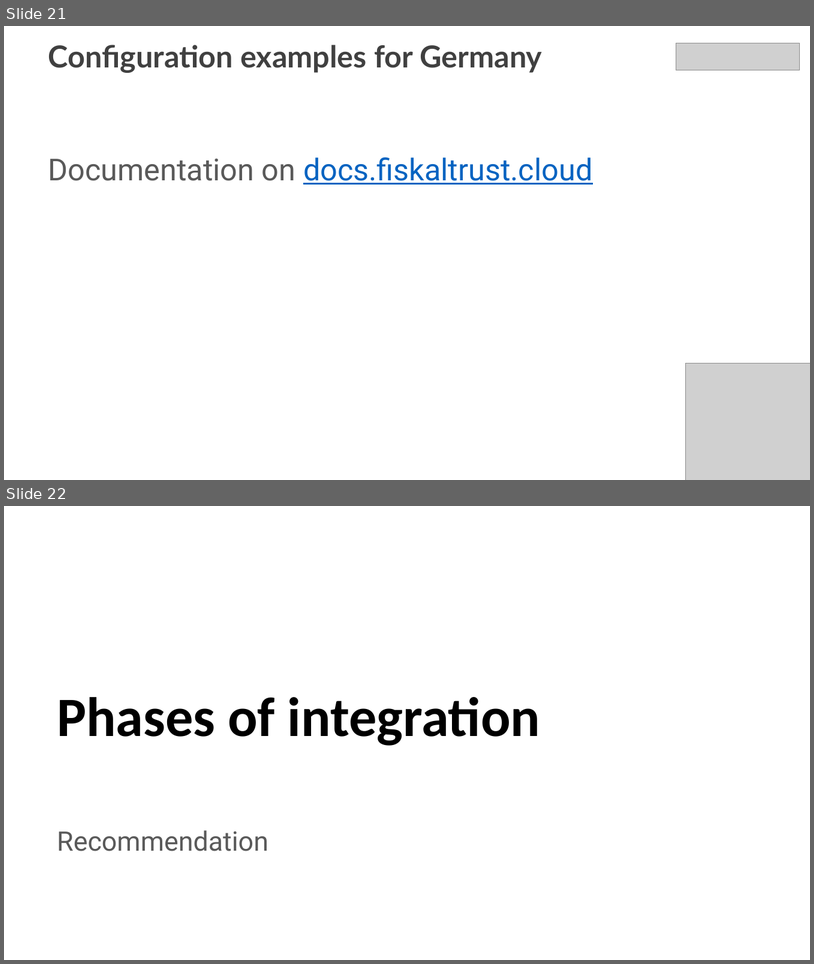
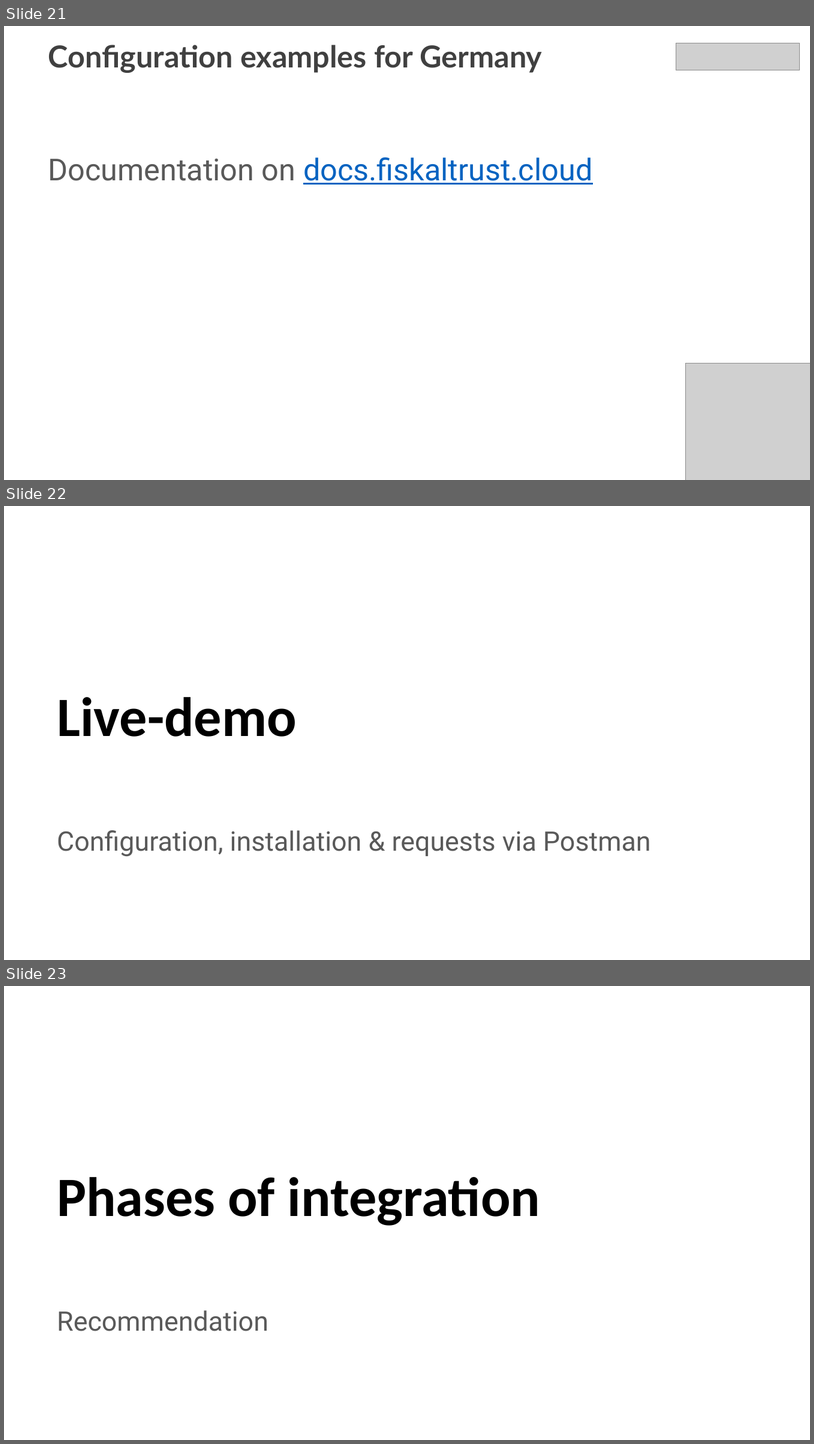
Before and after one commit to fiskaltrust/getting-started, a slide deck: poscreators/presentations/technical-onboarding-creator-en.pptx. Shown one above the other, each under a label of ours: slides 21 and 22 before the commit, slides 21, 22 and 23 after it. The pictures are 814x964 and 814x1444 pixels, drawn with LibreOffice and Linux fonts; fonts in the diff are those of the drawing; grey boxes stand for pictures; background and template pictures are left out. Boxes give left, top, right and bottom in pixels: in the first picture for what was removed or moved away, otherwise in the second. Text is boxed around its words. In the diff, an @@ line names an element or a change of style, - is before the commit and + after.

```diff
--- a/poscreators/presentations/technical-onboarding-creator-en.pptx
+++ b/poscreators/presentations/technical-onboarding-creator-en.pptx
@@ slide 22 added at (4,506,810,960), background #FFFFFF @@
@@ title added at (57,697,297,736), 66 pt, text #000000, bold @@
+Live-demo
@@ subtitle added at (57,830,651,856), 32 pt, text #595959 @@
+Configuration, installation & requests via Postman
@@ what was slide 22 is now slide 23 @@
```
Also in this commit, not shown: 13 slides changed, 1 other slide added, 2 slides removed, 22 other files.
